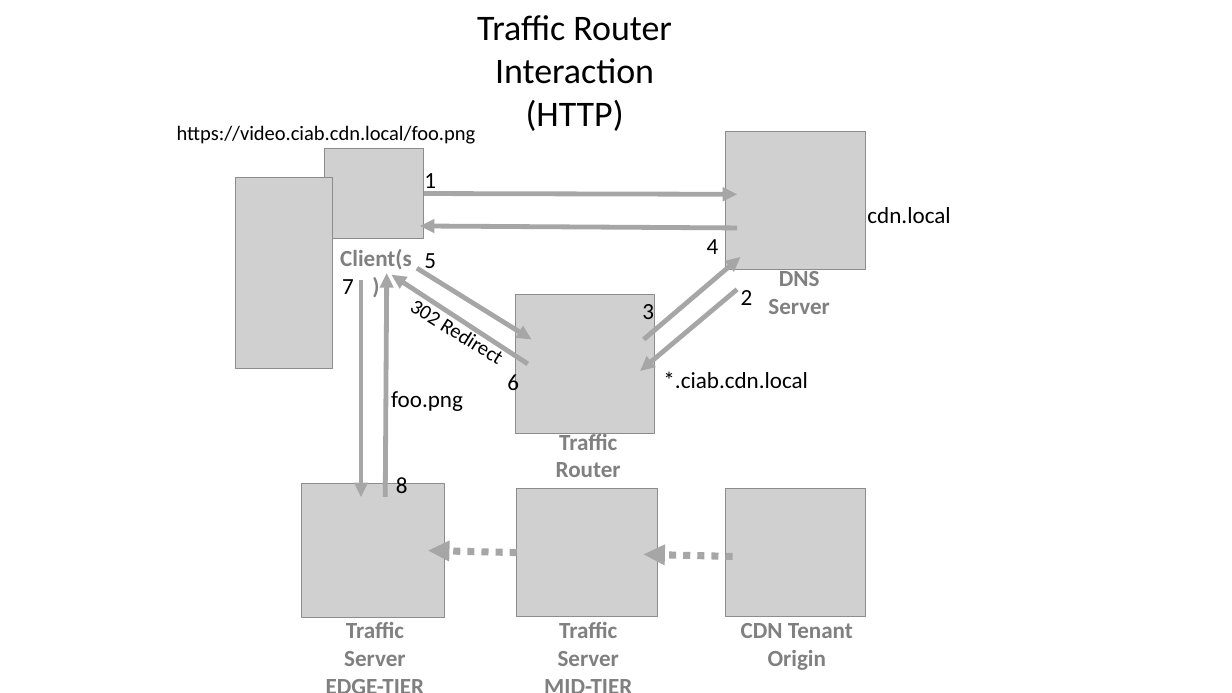
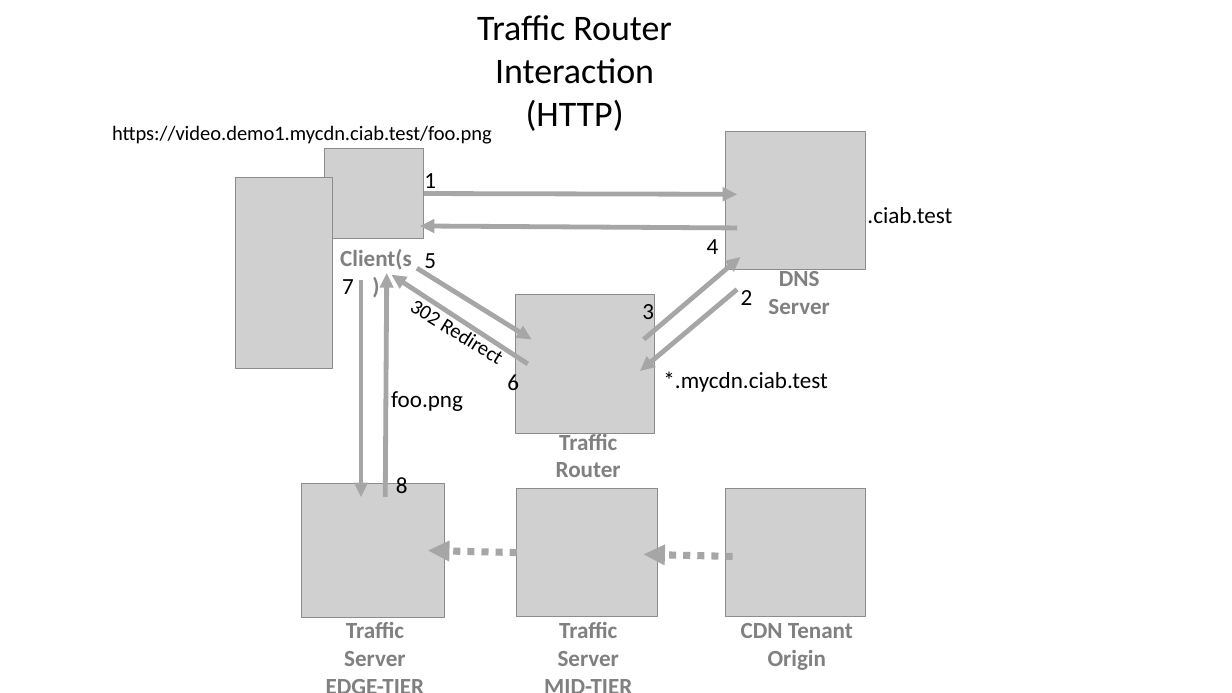
Before and after one commit to dewrich/atc-up-and-running, a slide deck: slide 5 of images/traffic control interactions.pptx. Drawn at 1232x693 pixels with LibreOffice and Linux fonts; fonts in the diff are those of the drawing; grey boxes stand for pictures. Boxes give left, top, right and bottom in pixels: in the first picture for what was removed or moved away, otherwise in the second. Text is boxed around its words. In the diff, an @@ line names an element or a change of style, - is before the commit and + after.

Commit message:
last minute demo god dance

```diff
--- a/images/traffic control interactions.pptx
+++ b/images/traffic control interactions.pptx
@@ text at [112, 125, 492, 144]: text changed @@
-https://video.ciab.cdn.local/foo.png
+https://video.demo1.mycdn.ciab.test/foo.png
@@ text removed at [867, 207, 950, 223] @@
-cdn.local
@@ text added at [867, 207, 952, 223], 18 pt, text #000000 @@
+.ciab.test
@@ text at [663, 371, 827, 392]: text changed @@
-*.ciab.cdn.local
+*.mycdn.ciab.test
```
Also in this commit, not shown: 5 other slides changed, 6 other files.
